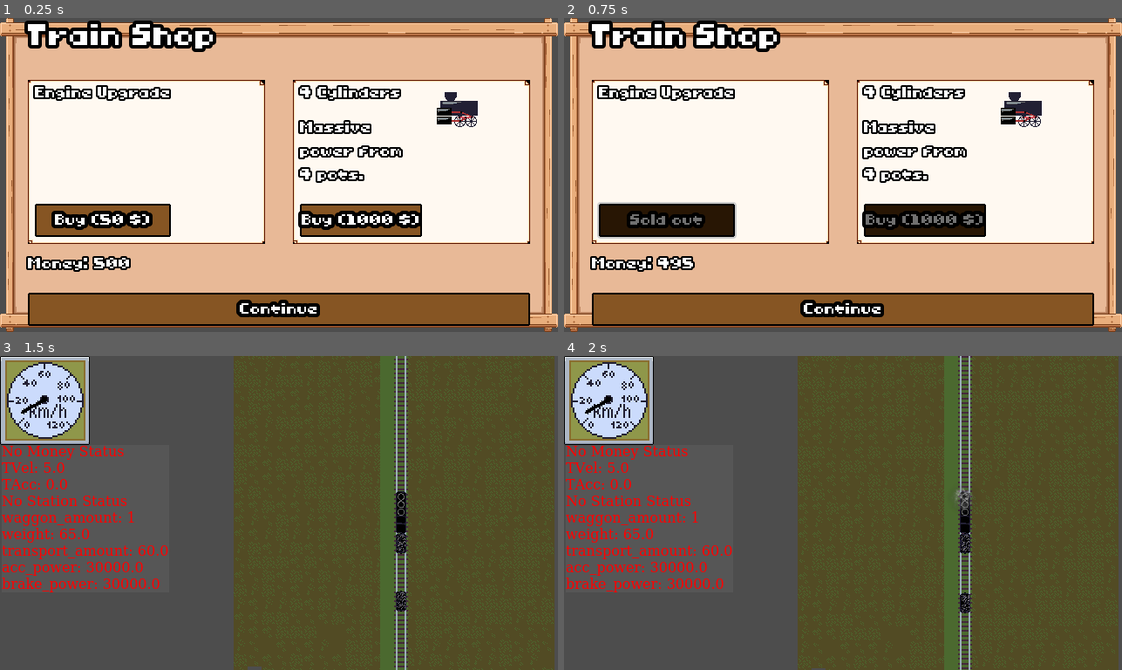
Above: before the commit, frames 1-4 (two rows, left to right).
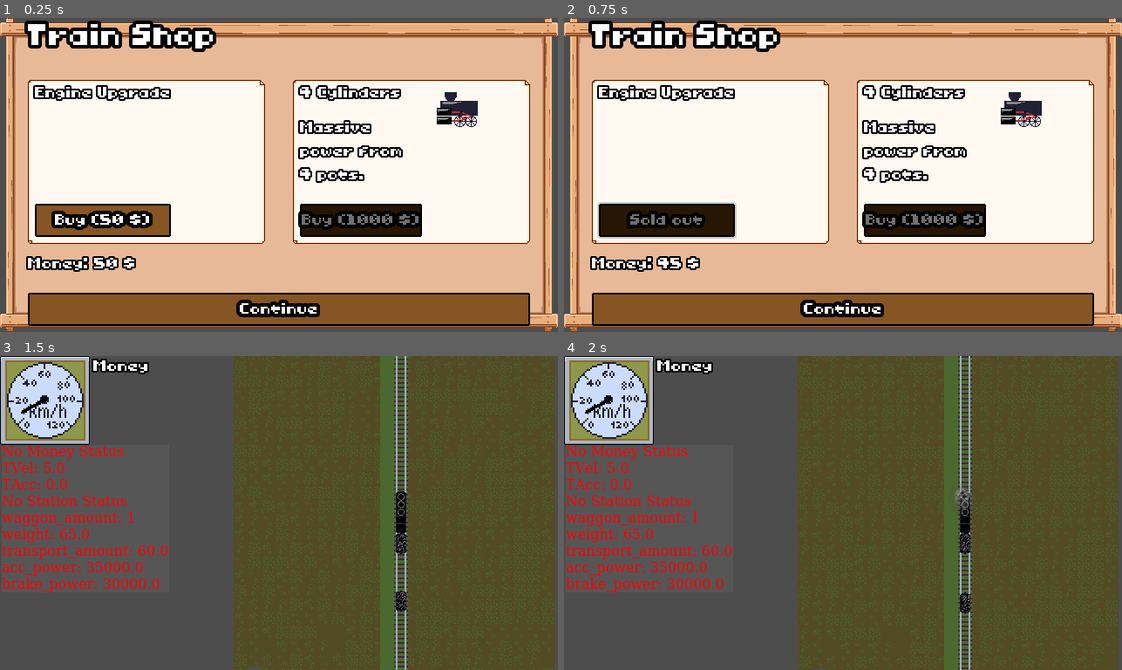
Above: after the commit, the same moments.

Repository: sthoni/gamejamaugust2024
Game: Godot game, scene res://ui/shop.tscn
Same seed, same stepped clock (60 frames per second), same inputs: the game is played once before the commit and once after it. This scene is started directly instead of the project's main scene.
Inputs:
- Up to frame 1 (0.25 s): no input
- Up to frame 2 (0.75 s): click "Buy (50 $)" at 0.5 s
- Up to frame 3 (1.5 s): click "Continue" at 1.25 s
- Up to frame 4 (2 s): no input

The runs differ from the first frame. In frame 1, 1.4% of the frame differs, in the area x 5-95%, y 19-81%; in frame 2, 0.2%; in frame 3, 0.4%; in frame 4, 0.4%.

Commit message:
Nun gibt es auch Strafen beim Durchfahren.

Diff:
--- a/game.gd
+++ b/game.gd
@@ -10,6 +10,7 @@
 
 func _ready() -> void:
 	game_stats = load("res://game_stats_start.tres")
+	Events.money_changed.connect(_on_money_changed)
 	randomize()
 
 
@@ -34,3 +35,9 @@
 
 func change_to_level_end() -> void:
 	get_tree().change_scene_to_packed(level_end_scene)
+
+
+func _on_money_changed(_old_money: int, money: int) -> void:
+	if money < 0:
+		print("No money. So lost.")
+		get_tree().quit()
--- a/game_stats.gd
+++ b/game_stats.gd
@@ -5,9 +5,11 @@
 @export var start_money: int
 
 var last_level: int = 1
-var last_level_time: float = 14.09902
+var last_level_time: float = 0.0
 var last_level_start_money: int = 0
 var last_level_end_money: int = 0
+
+var level_time_sum: float = 0
 
 var money: int:
 	get:
--- a/game_stats_start.tres
+++ b/game_stats_start.tres
@@ -6,4 +6,4 @@
 [resource]
 script = ExtResource("1_58pdo")
 train_stats = ExtResource("2_8p06v")
-start_money = 500
+start_money = 50
--- a/level/level.gd
+++ b/level/level.gd
@@ -2,7 +2,7 @@
 
 @export var level_stats: LevelStats: set = _set_level_stats
 @onready var tiles: TileMapLayer = $TileMapLayer
-
+@onready var money_label: Label = %MoneyLabel
 @onready var train: Train = %Train
 @onready var path_to_follow: PathFollow2D = $Path2D/PathFollow2D
 
@@ -12,6 +12,7 @@
 func _ready() -> void:
 	_set_level_stats(level_stats)
 	GameState.game_stats.last_level_start_money = GameState.game_stats.money
+	Events.money_changed.connect(func(_old_money: int, money: int) -> void: money_label.text = "%s $" % money)
 
 func _process(delta: float) -> void:
 	level_time += delta
@@ -25,6 +26,7 @@
 	if body is Train:
 		Events.emit_signal("level_end_reached")
 		GameState.game_stats.last_level_time = level_time
+		GameState.game_stats.level_time_sum += level_time
 		GameState.game_stats.last_level_end_money = GameState.game_stats.money
 		GameState.change_to_level_end()
 
--- a/level/level.tscn
+++ b/level/level.tscn
@@ -86,10 +86,10 @@
 tile_set = SubResource("TileSet_xii2b")
 
 [node name="Station" parent="." instance=ExtResource("3_7tcqk")]
-position = Vector2(453, 52)
+position = Vector2(461, 121)
 
 [node name="Station2" parent="." instance=ExtResource("3_7tcqk")]
-position = Vector2(453, -138)
+position = Vector2(461, -137)
 station_stats = ExtResource("8_m3nah")
 
 [node name="Path2D" type="Path2D" parent="."]
@@ -133,5 +133,13 @@
 offset_right = 2.0
 offset_bottom = 102.0
 
+[node name="MoneyLabel" type="Label" parent="CanvasLayer"]
+unique_name_in_owner = true
+offset_left = 107.0
+offset_top = 5.0
+offset_right = 171.0
+offset_bottom = 29.0
+text = "Money"
+
 [connection signal="body_entered" from="LevelEnd" to="." method="_on_level_end_body_entered"]
 [connection signal="timeout" from="MoneyTimer" to="." method="_on_money_timer_timeout"]
--- a/station/station.gd
+++ b/station/station.gd
@@ -42,8 +42,8 @@
 		has_money = true
 		if platform:
 			platform.shape.size.y = station_stats.platform_length
-			station_start.position.y = station_stats.platform_length / 2
-			station_end.position.y = - station_stats.platform_length / 2
+			station_start.position.y = station_stats.platform_length / 2 + 8
+			station_end.position.y = - station_stats.platform_length / 2 - 8
 
 func set_status(value: TrainStatus) -> void:
 	status = value
@@ -61,12 +61,12 @@
 				print("Perfect!")
 				status = TrainStatus.STOPPED
 				if has_money:
-					GameState.game_stats.money += train_at_station.train_stats.transport_amount
 					var tween := create_tween()
 					for item in train_at_station.train_stats.items:
 						if item.get("transport_amount"):
 							tween.tween_callback(func() -> void:
 								money_earned_label.text = "%s $" % item.transport_amount
+								GameState.game_stats.money += item.transport_amount
 								money_earned_label.show()
 								money_player.play()
 								)
@@ -131,6 +131,17 @@
 	if body is Train:
 		var train_body: Train = body
 		# Check if the train exited the main station area without stopping correctly
-		if (status == TrainStatus.NOT_ARRIVED or status == TrainStatus.AT_STATION) and abs(train_body.velocity.y) > 10: # Threshold velocity
+		if (status == TrainStatus.NOT_ARRIVED or status == TrainStatus.AT_END) and abs(train_body.velocity.y) > 10: # Threshold velocity
 			print("Train missed station: ", station_stats.name)
-			# TODO: Strafe fürs Vorbeifahren
+			var tween := create_tween()
+			tween.tween_callback(func() -> void:
+								money_earned_label.text = "-30 $"
+								GameState.game_stats.money -= 30
+								money_earned_label.show()
+								money_player.play()
+								)
+			tween.tween_property(money_earned_label, "position", Vector2(20.0, -80.0), 1)
+			tween.tween_callback(func() -> void:
+								money_earned_label.hide()
+								money_earned_label.position = Vector2(10.0, -60.0)
+			)
--- a/station/station.tscn
+++ b/station/station.tscn
@@ -6,7 +6,7 @@
 [ext_resource type="AudioStream" uid="uid://cul1ktvspbvh8" path="res://assets/music/201159__kiddpark__cash-register.mp3" id="4_40u6s"]
 
 [sub_resource type="RectangleShape2D" id="RectangleShape2D_2umad"]
-size = Vector2(20, 64)
+size = Vector2(20, 80)
 
 [sub_resource type="RectangleShape2D" id="RectangleShape2D_dk45f"]
 size = Vector2(20, 1)
@@ -31,13 +31,11 @@
 shape = SubResource("RectangleShape2D_2umad")
 
 [node name="StationStart" type="Area2D" parent="."]
-position = Vector2(0, 32)
 
 [node name="CollisionShape2D" type="CollisionShape2D" parent="StationStart"]
 shape = SubResource("RectangleShape2D_dk45f")
 
 [node name="StationEnd" type="Area2D" parent="."]
-position = Vector2(0, -32)
 
 [node name="CollisionShape2D" type="CollisionShape2D" parent="StationEnd"]
 shape = SubResource("RectangleShape2D_dk45f")
@@ -116,6 +114,7 @@
 offset_bottom = -36.0
 
 [connection signal="body_entered" from="." to="." method="_on_body_entered"]
+[connection signal="body_exited" from="." to="." method="_on_body_exited"]
 [connection signal="body_entered" from="StationStart" to="." method="_on_station_start_body_entered"]
 [connection signal="body_exited" from="StationStart" to="." method="_on_station_start_body_exited"]
 [connection signal="body_entered" from="StationEnd" to="." method="_on_station_end_body_entered"]
--- a/station/station_stats_start.tres
+++ b/station/station_stats_start.tres
@@ -6,4 +6,4 @@
 script = ExtResource("1_8m6bu")
 name = "Start Station"
 reward = 0
-platform_length = 90.0
+platform_length = 80.0
--- a/theme.tres
+++ b/theme.tres
@@ -57,7 +57,7 @@
 corner_radius_bottom_left = 2
 
 [sub_resource type="StyleBoxFlat" id="StyleBoxFlat_nj5fc"]
-bg_color = Color(0, 0, 0, 1)
+bg_color = Color(0.6, 0.6, 0.6, 0)
 
 [resource]
 default_font = ExtResource("1_0raqw")
--- a/ui/item_display.gd
+++ b/ui/item_display.gd
@@ -15,6 +15,7 @@
 
 func set_item(item: Item) -> void:
 	item_displayed = item
+	check_for_enough_money(GameState.game_stats.money, GameState.game_stats.money)
 	set_props()
 
 func set_props() -> void:
@@ -22,18 +23,19 @@
 	item_texture.texture = item_displayed.icon
 	item_description.text = item_displayed.tooltip_text
 	item_buy.text = "Buy (%s $)" % str(item_displayed.price)
-	item_buy.disabled = false
 
 
 func _on_item_buy_pressed() -> void:
 	if item_displayed.price <= GameState.game_stats.money:
 		GameState.game_stats.money -= item_displayed.price
 		item_bought.emit(item_displayed)
+		GameState.game_stats.train_stats.add_item(item_displayed)
 		item_buy.text = "Sold out"
 		item_buy.disabled = true
 
 
 func check_for_enough_money(_old_money: int, money: int) -> void:
-	if item_displayed:
-		if money < item_displayed.price:
-			item_buy.disabled = true
+	if item_displayed and money < item_displayed.price:
+		item_buy.disabled = true
+	else:
+		item_buy.disabled = false
--- a/ui/shop.gd
+++ b/ui/shop.gd
@@ -25,4 +25,4 @@
 
 func _on_money_changed(money_old: int, money: int) -> void:
 	var tween := create_tween()
-	tween.tween_method(func(mon: int) -> void: money_label.text = "Money: %s" % mon, money_old, money, 2)
+	tween.tween_method(func(mon: int) -> void: money_label.text = "Money: %s $" % mon, money_old, money, 2)
